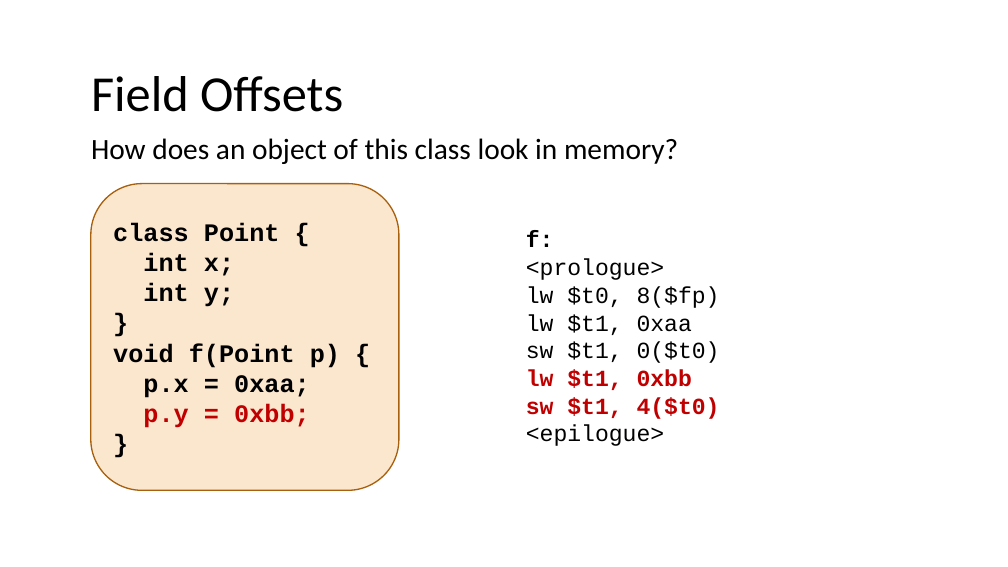
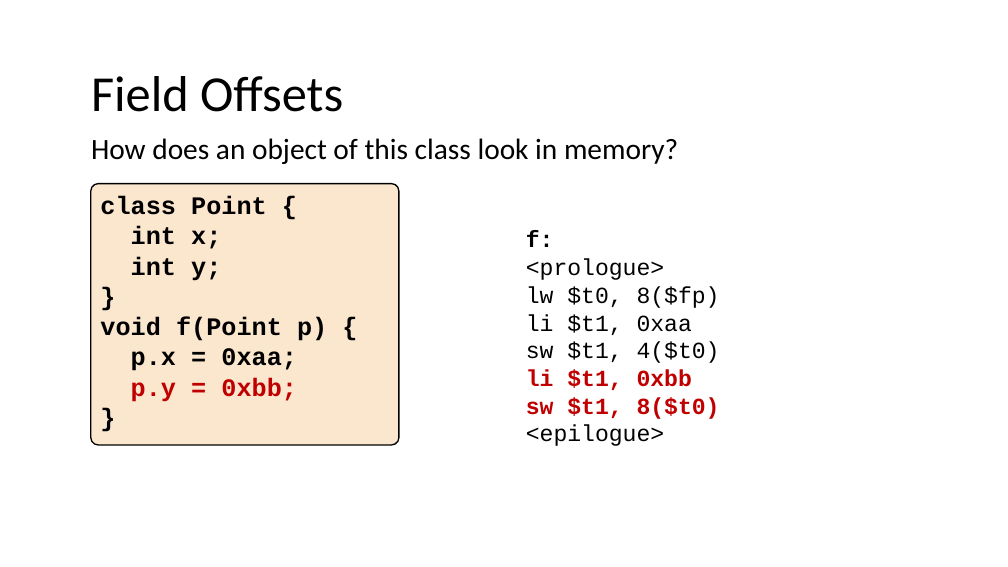
Before and after one commit to nivshani/compilation, a slide deck: slide 194 of slides/semantic.pptx (slide 167 before the commit). Drawn at 1008x567 pixels with LibreOffice and Linux fonts; fonts in the diff are those of the drawing. Boxes give left, top, right and bottom in pixels: in the first picture for what was removed or moved away, otherwise in the second. Text is boxed around its words. In the diff, an @@ line names an element or a change of style, - is before the commit and + after.

```diff
--- a/slides/semantic.pptx
+++ b/slides/semantic.pptx
@@ rounded rectangle "class Point {": place and size @@
-rounded rectangle "class Point {" at (91, 184, 399, 491)
+rounded rectangle "class Point {" at (91, 184, 399, 445)
@@ rounded rectangle "class Point {" at (91, 184, 399, 445): vertical alignment middle to top; outline #A9610D 1.25 pt to #000000 1.25 pt; proportions changed @@
@@ text at (526, 314, 692, 335): text changed @@
-lw $t1, 0xaa
-sw $t1, 0($t0)
-lw $t1, 0xbb
+li $t1, 0xaa
@@ text at (526, 342, 720, 363): text colour #C00000 to #000000, bold off in "sw $t1, 4($t0)" @@
@@ text at (526, 369, 720, 419): paragraphs added @@
+li $t1, 0xbb
+sw $t1, 8($t0)
```
Also in this commit, not shown: 20 other slides changed, 28 slides added, 1 other file.
